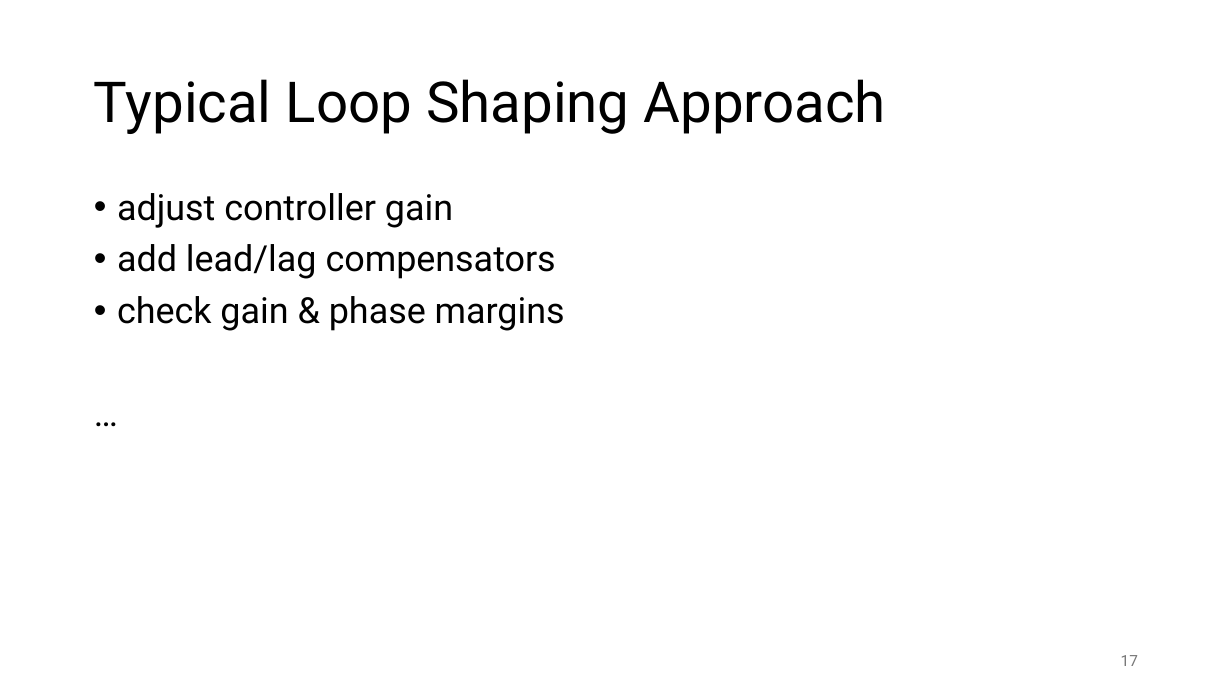
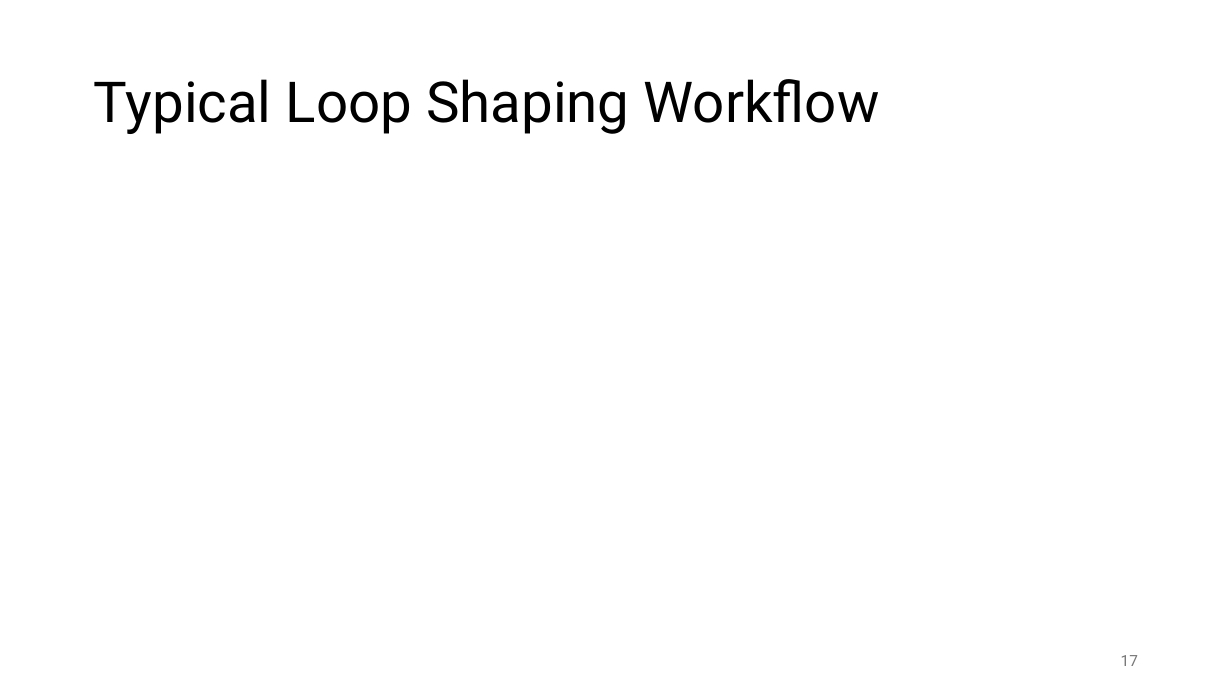
Before and after one commit to FelixWick/control_engineering, a slide deck: slide 17 of slides/5_controller_design.pptx. Drawn at 1232x693 pixels with LibreOffice and Linux fonts; fonts in the diff are those of the drawing; grey boxes stand for pictures. Boxes give left, top, right and bottom in pixels: in the first picture for what was removed or moved away, otherwise in the second. Text is boxed around its words. In the diff, an @@ line names an element or a change of style, - is before the commit and + after.

Commit message:
controller design slides

```diff
--- a/slides/5_controller_design.pptx
+++ b/slides/5_controller_design.pptx
@@ title at [94,79,880,134]: text changed @@
-Typical Loop Shaping Approach
+Typical Loop Shaping Workflow
@@ text removed at [117,193,565,331] @@
-• adjust controller gain
-• add lead/lag compensators
-• check gain & phase margins
-…
```
Also in this commit, not shown: 7 other slides changed, 1 other file.
